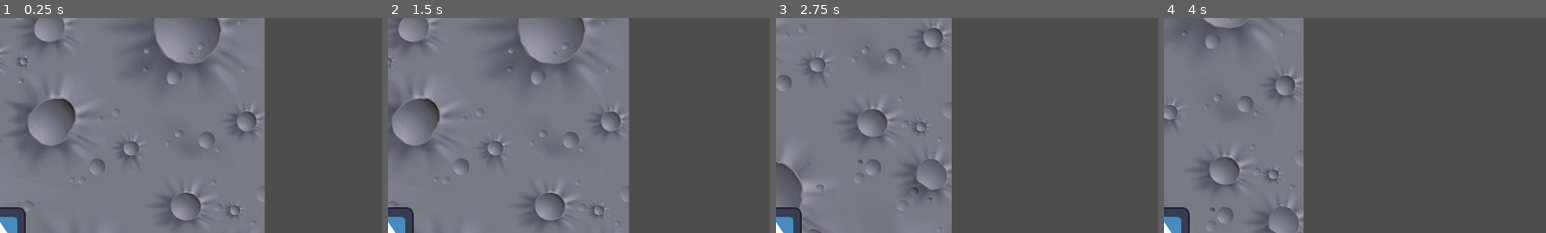
Above: before the commit, frames 1-4 (left to right).
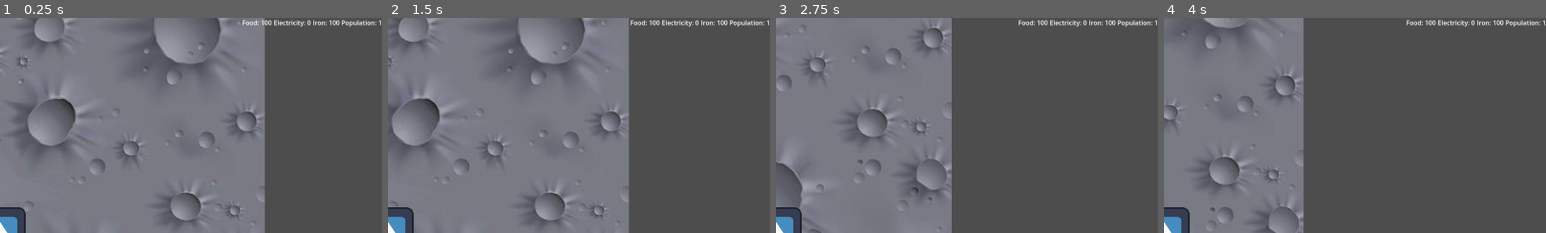
Above: after the commit, the same moments.

Repository: LunariumGame/Lunarium
Game: Godot game, scene res://scenes/world.tscn
The game is run twice, just before and just after one commit, with the same random seed, the same clock (stepped at 60 frames per second) and the same inputs. The engine's default icon, where the game draws it, is replaced by a stand-in: a white triangle on a blue panel in a dark square.
Inputs:
- Up to frame 1 (0.25 s): no input
- Up to frame 2 (1.5 s): click "End Turn" at 0.5 s; tap Enter at 1.25 s; hold Right (ui_right) from 1.28 s (still down)
- Up to frame 3 (2.75 s): release Right (ui_right) at 2.03 s; hold Down (ui_down) from 2.03 s (still down)
- Up to frame 4 (4 s): release Down (ui_down) at 2.78 s; hold Right (ui_right) 2.78-3.53 s; hold Up (ui_up) from 3.53 s (still down)
The pictures show only the part of the screen within x 50-100%, y 0-50%; the shares and areas given below are measured in that part.

The runs differ from the first frame. In frame 1, 0.5% of the frame differs, in the area x 63-100%, y 0-4%; in frame 2, 0.5%; in frame 3, 0.5%; in frame 4, 0.5%.

Commit message:
Add resource display to game UI

Diff:
--- a/scenes/world.tscn
+++ b/scenes/world.tscn
@@ -9,6 +9,7 @@
 [ext_resource type="PackedScene" uid="uid://bvqdwlryncc6q" path="res://scenes/player.tscn" id="7_7r4gi"]
 [ext_resource type="Script" uid="uid://dm3fhxjge8xxk" path="res://scripts/camera/position_lock.gd" id="8_4mrxx"]
 [ext_resource type="Script" uid="uid://bxf2bs8khmutf" path="res://scripts/turn_counter.gd" id="9_7r4gi"]
+[ext_resource type="PackedScene" uid="uid://ce48wrjunv4rk" path="res://scenes/ui_components/resource_display.tscn" id="10_w7kh3"]
 
 [sub_resource type="AudioStreamRandomizer" id="AudioStreamRandomizer_7r4gi"]
 random_pitch = 1.1
@@ -64,9 +65,33 @@
 grow_vertical = 0
 text = "End Turn"
 
-[node name="TurnCounter" type="Label" parent="MainUI"]
-offset_right = 40.0
-offset_bottom = 23.0
+[node name="HBoxContainer" type="HBoxContainer" parent="MainUI"]
+anchors_preset = 10
+anchor_right = 1.0
+grow_horizontal = 2
+
+[node name="TurnCounter" type="Label" parent="MainUI/HBoxContainer"]
+layout_mode = 2
+text = "TURN"
 script = ExtResource("9_7r4gi")
 
+[node name="Control" type="Control" parent="MainUI/HBoxContainer"]
+layout_mode = 2
+size_flags_horizontal = 3
+
+[node name="ResourceDisplay" parent="MainUI/HBoxContainer" instance=ExtResource("10_w7kh3")]
+layout_mode = 2
+
+[node name="ResourceDisplay2" parent="MainUI/HBoxContainer" instance=ExtResource("10_w7kh3")]
+layout_mode = 2
+resource = 1
+
+[node name="ResourceDisplay3" parent="MainUI/HBoxContainer" instance=ExtResource("10_w7kh3")]
+layout_mode = 2
+resource = 2
+
+[node name="ResourceDisplay4" parent="MainUI/HBoxContainer" instance=ExtResource("10_w7kh3")]
+layout_mode = 2
+resource = 3
+
 [connection signal="pressed" from="MainUI/EndTurn" to="." method="_on_end_turn_pressed"]
Not shown: 1 places in scenes/world.tscn that only renumber resources
